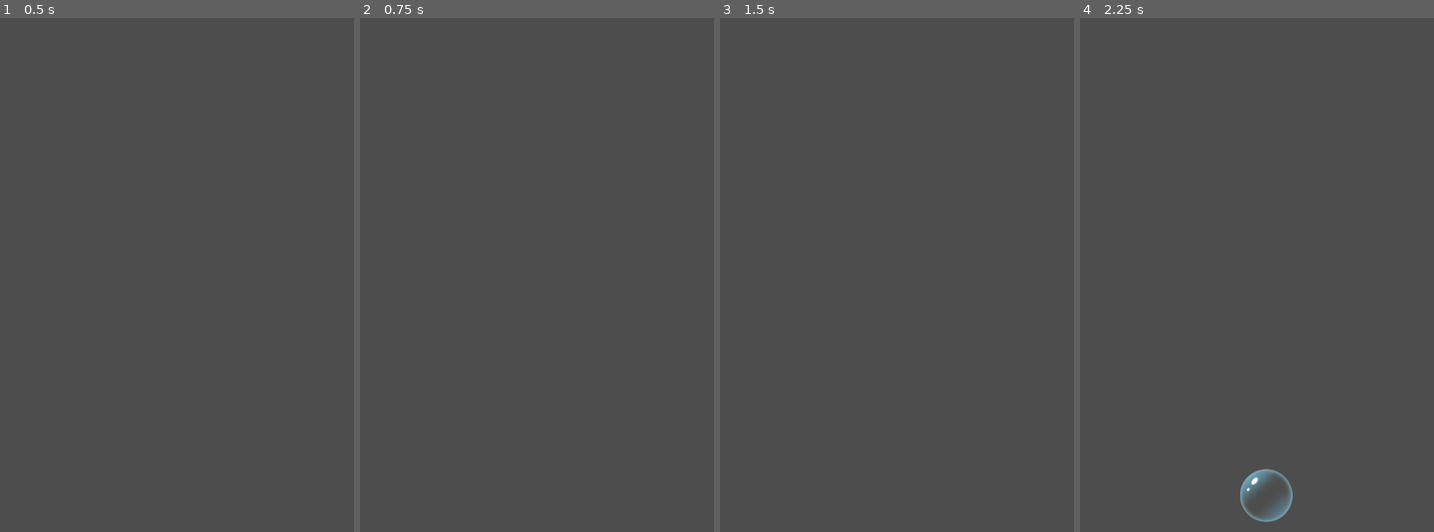
Above: before the commit, frames 1-4 (left to right).
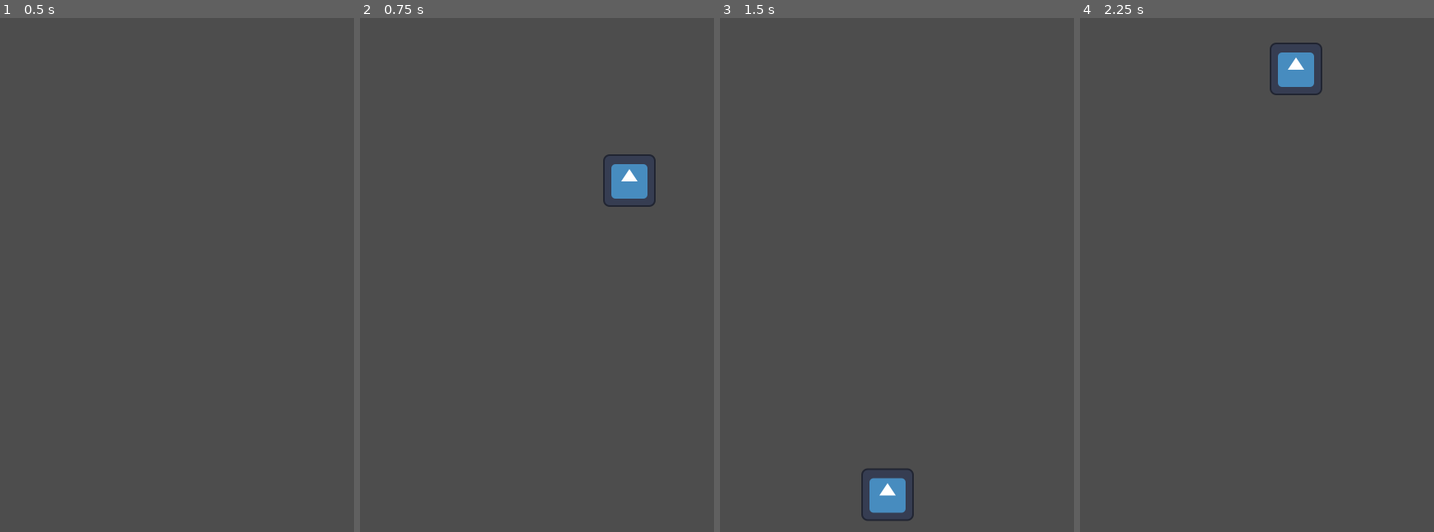
Above: after the commit, the same moments.

Repository: HybridAU/bubble-pop
Game: Godot game, scene res://root.tscn
Two runs of this game, one before a commit and one after it. Both use one fixed random seed, a clock stepped at 60 frames per second and the inputs below. The engine's default icon, where the game draws it, is replaced by a stand-in: a white triangle on a blue panel in a dark square.
Inputs (mouse positions are in pixels of both pictures, inside the frame that each line leads up to):
- Up to frame 1 (0.5 s): no input
- Up to frame 2 (0.75 s): tap Enter at 0.5 s; move the mouse to (629, 182) at 0.52 s; click (629, 182) at 0.67 s
- Up to frame 3 (1.5 s): move the mouse to (886, 496) at 1.27 s; click (886, 496) at 1.42 s
- Up to frame 4 (2.25 s): move the mouse to (1295, 69) at 2.02 s; click (1295, 69) at 2.17 s

Frame 1 is identical in both runs. In frame 2, 0.9% of the frame differs, in the area x 68-84%, y 26-37%; in frame 3, 0.9%; in frame 4, 1.5%, in the area x 45-69%, y 4-99%.
Error after the commit: Invalid assignment of property or key 'global_position' with value of type 'int' on a base object of type 'Node2D'. (res://scripts/root.gd:21)

Commit message:
Spawn a touch_point on click and use that to pop the bubbles

Diff:
--- a/bubble.tscn
+++ b/bubble.tscn
@@ -1,10 +1,10 @@
 [gd_scene format=3 uid="uid://clrnn6vie8uxy"]
 
 [ext_resource type="Script" uid="uid://cewle1upkwa3x" path="res://scripts/bubble.gd" id="1_y2db8"]
-[ext_resource type="Texture2D" uid="uid://bumjtrnchy6db" path="res://assets/Bubbles/Coloured/128x128/bubble_4.png" id="2_y2db8"]
+[ext_resource type="Texture2D" uid="uid://oh1chfkjtqoj" path="res://assets/Bubbles/Coloured/128x128/bubble_4.png" id="2_y2db8"]
 
 [sub_resource type="CircleShape2D" id="CircleShape2D_n2mqj"]
-radius = 64
+radius = 64.0
 
 [node name="Bubble" type="Area2D" unique_id=643527387]
 script = ExtResource("1_y2db8")
@@ -17,4 +17,5 @@
 
 [node name="Timer" type="Timer" parent="." unique_id=1248990173]
 
+[connection signal="body_entered" from="." to="." method="_on_body_entered"]
 [connection signal="timeout" from="Timer" to="." method="_on_timer_timeout"]
--- a/project.godot
+++ b/project.godot
@@ -21,6 +21,10 @@
 window/size/viewport_height=1920
 window/handheld/orientation=1
 
+[input_devices]
+
+pointing/emulate_touch_from_mouse=true
+
 [physics]
 
 3d/physics_engine="Jolt Physics"
--- a/scripts/bubble.gd
+++ b/scripts/bubble.gd
@@ -15,15 +15,10 @@
 	timer.start()
 
 
-func _process(delta: float) -> void:
+func _physics_process(delta: float) -> void:
 	position.y -= vertical_speed * delta
 	position.x += horizonatal_speed * delta
 
 
-func _input_event(viewport, event, shape_idx):
-	# Detect if screen is touched or mouse is clicked
-	if event is InputEventMouseButton or event is InputEventScreenTouch:
-		if event.pressed:
-			queue_free()
-			print("Sprite tapped!")
-			# Add tap logic here
+func _on_body_entered(body: Node2D) -> void:
+	queue_free()
--- a/scripts/root.gd
+++ b/scripts/root.gd
@@ -1,19 +1,27 @@
 extends Node2D
 var bubble = preload("res://bubble.tscn")
+
+# Touch point
+var touch_point = preload("res://touch_point.tscn")
+var live_touch_point = touch_point.instantiate()
+var touch_position = 0
+
 @onready var timer = $BubbleSpawnTimer
 
-# Called when the node enters the scene tree for the first time.
-func _ready() -> void:
-	pass
+func _input(event: InputEvent) -> void:
+	touch_position=event.position
+	if event is InputEventMouseButton:
+		if event.is_pressed():
+			add_child(live_touch_point)
+		else:
+			remove_child(live_touch_point)
 
-# Called every frame. 'delta' is the elapsed time since the previous frame.
-func _process(delta: float) -> void:
-	pass
 
+func _physics_process(delta: float) -> void:
+	live_touch_point.global_position=touch_position
 
 func _on_bubble_spawn_timer_timeout() -> void:
 	spawn_bubble()
-
 
 func spawn_bubble() -> void:
 	var new_bubble = bubble.instantiate()
--- /dev/null
+++ b/touch_point.tscn
@@ -0,0 +1,16 @@
+[gd_scene format=3 uid="uid://dfpn72s4hn6ll"]
+
+[ext_resource type="Texture2D" uid="uid://d0refrb8a4pkk" path="res://icon.svg" id="1_5l33t"]
+
+[sub_resource type="CircleShape2D" id="CircleShape2D_5l33t"]
+radius = 63.1981
+
+[node name="TouchPoint" type="Node2D" unique_id=126556268]
+
+[node name="Sprite2D" type="Sprite2D" parent="." unique_id=637942469]
+texture = ExtResource("1_5l33t")
+
+[node name="CharacterBody2D" type="CharacterBody2D" parent="." unique_id=1236220287]
+
+[node name="CollisionShape2D" type="CollisionShape2D" parent="CharacterBody2D" unique_id=1889498266]
+shape = SubResource("CircleShape2D_5l33t")
